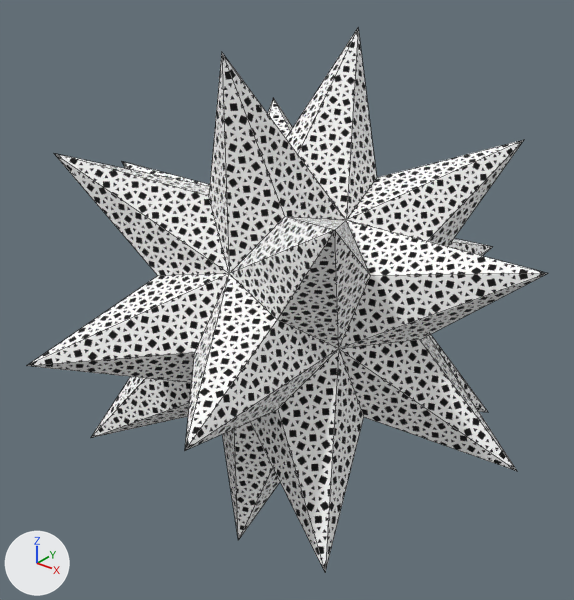
Two versions of the glTF model static/models/great-stellapentakis-dodecahedron.gltf, one commit apart.
The view is the same before and after, from a camera (50 mm lens) standing at (56.9, -72.8, 44.4) and looking at (-0.7, -0.8, -0.3). Arrows for +X, +Y and +Z are at lower left; the lights stay in place. Mesh edges are drawn as thin lines. Where no turn or scale is listed for an object, it has been applied to the vertices.

Names of what the first picture shows: 'Great Stellapentakisdodecahedron (Dual of 5/2.6.6), WD95, p75'.
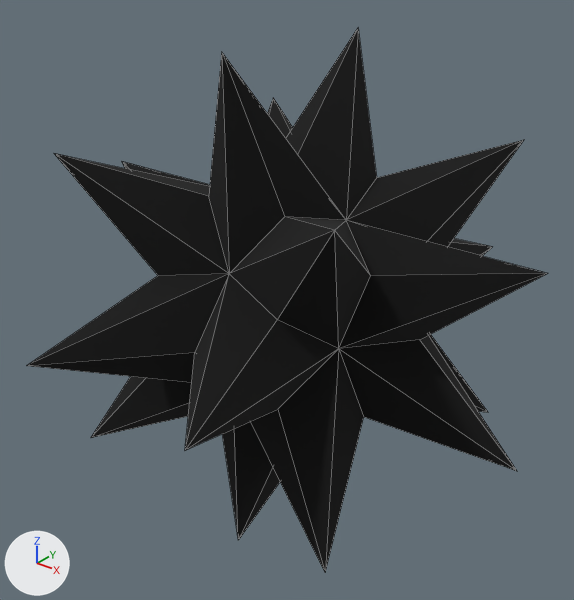
Where the newer file only moved an object's origin or applied its transform, the numbers keep the older frame.

Where the change shows, as pixel boxes (x1, y1, x2, y2) in the pictures (574 x 600 px):
'Great Stellapentakisdodecahedron (Dual of 5/2.6.6), WD95, p75', recoloured (white to black)
    both: (30, 29, 543, 569)

The change in detail:
Picture 'FFFFFF-0' (img_ffffff_0) is new.
Material 'Material_0.002' (mat_material_0_002) is new.
Its texture is img_ffffff_0.
Its roughness is 1.0.
me_great_stellapentakisdodecahedron__dual_of_5_2_6_6___wd95__p75 has 62 vertices, 120 faces and spans x -31.9..31.9, y -31.9..31.9, z -31.9..31.9.
me_great_stellapentakisdodecahedron__dual_of_5_2_6_6___wd95__p75 no longer uses material mat_material_0 (picture img_great_stellapentakisdodecahedron__3_uniform_55).
me_great_stellapentakisdodecahedron__dual_of_5_2_6_6___wd95__p75 now uses material mat_material_0_002 (picture img_ffffff_0).
